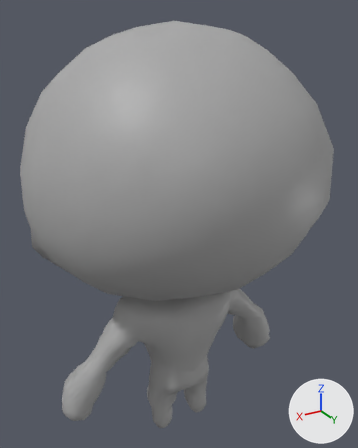
One commit to the FBX model Assets/Art/Player_Art/Small/Idle_Small.fbx: the scene before it, then after it.
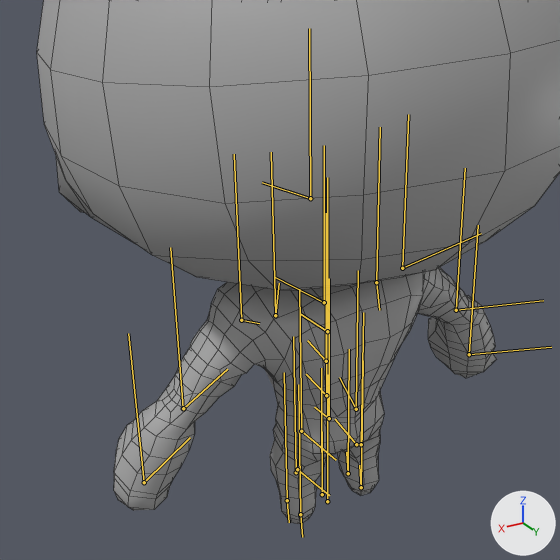
Old and new are each drawn whole from a 50 mm lens placed at (0.643, 1.074, 1.223), pointed at (-0.025, -0.038, 0.667) and again close up on the part from 0% to 85% of the width and 32% to 100% of the height. Lighting does not change. The marker at lower right points along +X, +Y and +Z. Both versions are drawn at frame 241 of the action 'Idle_Small'; the numbers are the values there. The bones that bend it are drawn over the model as lines in the close-ups. The close-ups show mesh edges as thin lines.

In view in the first close-up: 'body_low', 'head_low'.
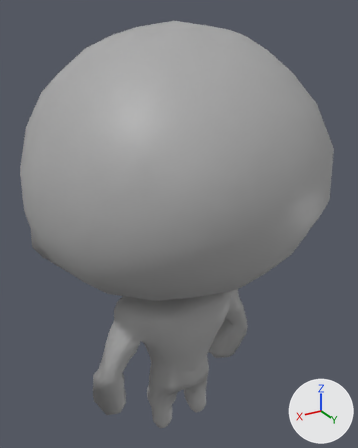
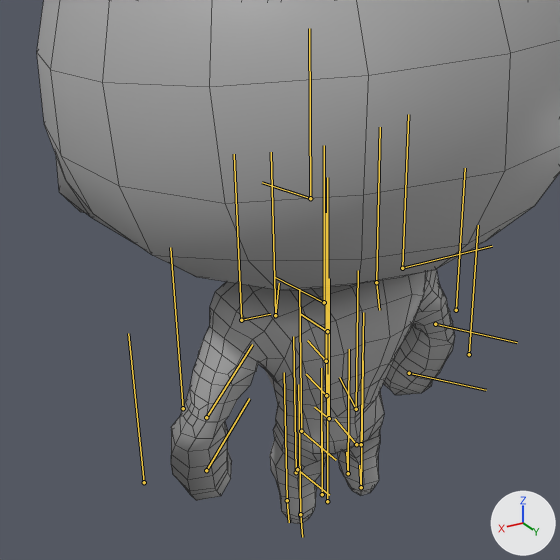
Location of each change, [x1, y1, x2, y2] in pixels of the close-ups (560 x 560 px):
'body_low', posed (26% narrower)
    before: [114, 267, 496, 524]
    after: [171, 270, 455, 524]
bone 'QuickRigCharacter_LeftArm', root to tip
    before: (241, 320) to (259, 323)
    after: (241, 320) to (270, 314)
bone 'QuickRigCharacter_LeftForeArm', root to tip
    before: (183, 408) to (227, 369)
    after: (206, 417) to (252, 344)
bone 'QuickRigCharacter_RightArm', root to tip
    before: (402, 268) to (481, 233)
    after: (402, 268) to (492, 246)
bone 'QuickRigCharacter_RightForeArm', root to tip
    before: (456, 310) to (543, 300)
    after: (435, 324) to (517, 342)

The change in detail:
Bone 'QuickRigCharacter_LeftArm' (bone_quickrigcharacter_leftarm) turns from (0, 0, 0) to (3, -12, 8) degrees about its own x, y and z.
Bone 'QuickRigCharacter_LeftForeArm' (bone_quickrigcharacter_leftforearm) turns from (0, 0, 0) to (0, 0, 18) degrees about its own x, y and z.
Bone 'QuickRigCharacter_RightArm' (bone_quickrigcharacter_rightarm) turns from (0, 0, 0) to (1, -6, 15) degrees about its own x, y and z.
Bone 'QuickRigCharacter_RightForeArm' (bone_quickrigcharacter_rightforearm) turns from (0, 0, 0) to (0, 0, 14) degrees about its own x, y and z.
